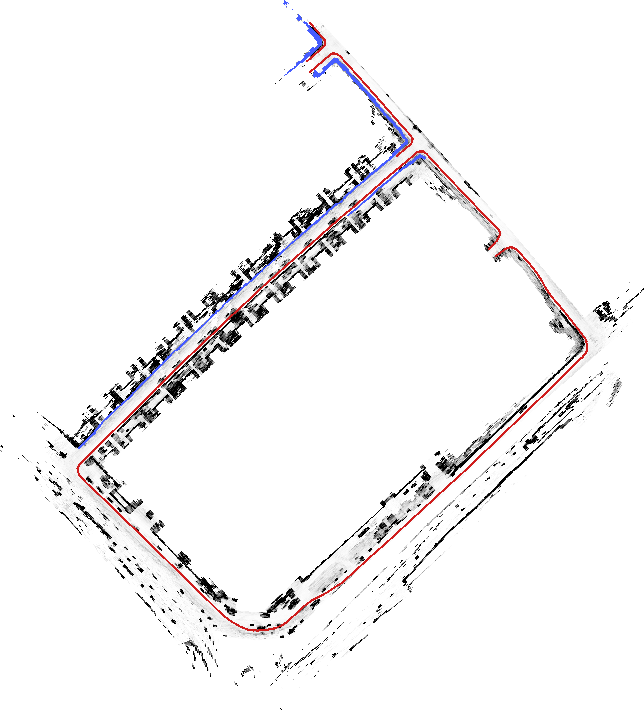
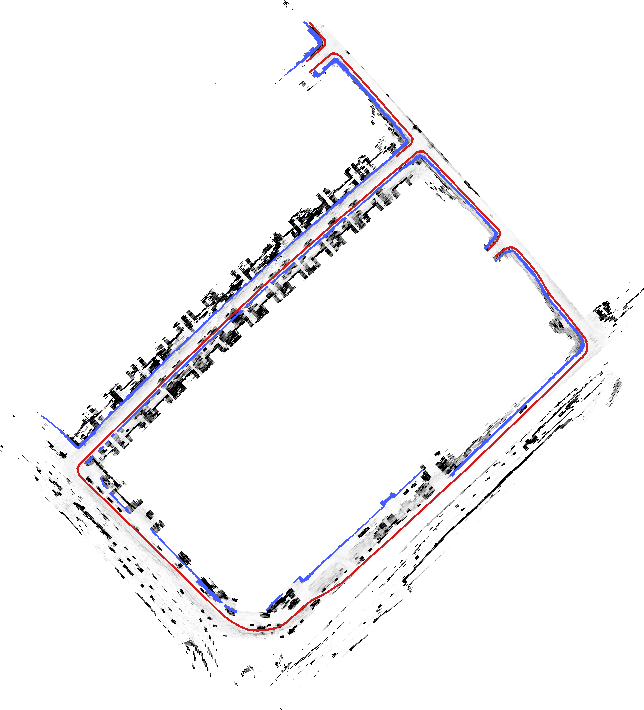
Layered file, before and after one edit (644 x 710). Changes by layer:
painted on "01_mapImage0.5_GT.xcf" over (41, 0, 585, 613)
painted on "01_mapImage0.5.png" over (296, 14, 302, 22)
